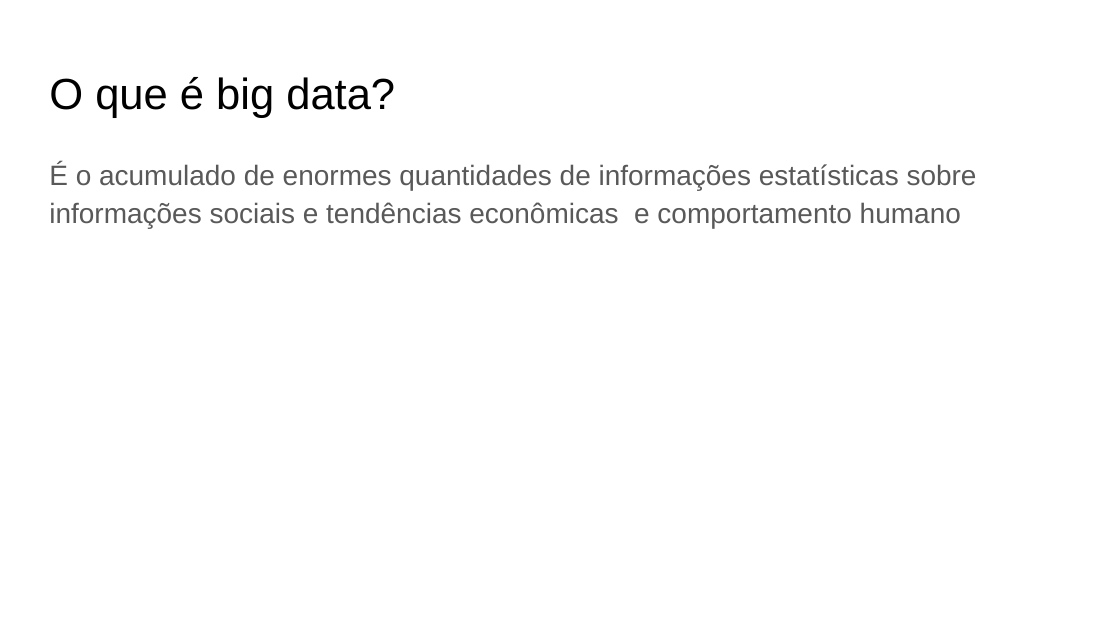
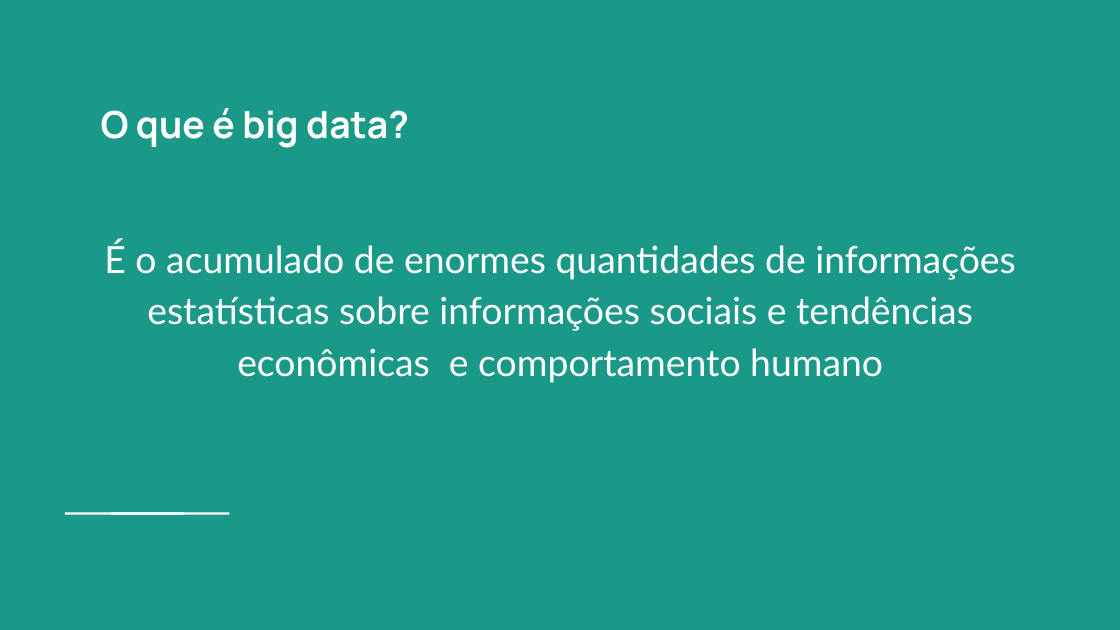
Before and after one commit to if1015-datascience-ufpe/2018-1-ex2-amnv, a slide deck: slide 4 of Slides Exercício 2 Ciência de dados.pptx. Drawn at 1120x630 pixels with LibreOffice and Linux fonts; fonts in the diff are those of the drawing. Boxes give left, top, right and bottom in pixels: in the first picture for what was removed or moved away, otherwise in the second. Text is boxed around its words. In the diff, an @@ line names an element or a change of style, - is before the commit and + after.

Commit message:
Atualização do layout dos slides

```diff
--- a/Slides Exercício 2 Ciência de dados.pptx
+++ b/Slides Exercício 2 Ciência de dados.pptx
@@ background #FFFFFF to #1A9988 @@
@@ title "O que é big data?": place and size @@
-title "O que é big data?" at [49, 77, 395, 118]
+title "O que é big data?" at [101, 108, 409, 148]
@@ title "O que é big data?" at [101, 108, 409, 148]: size 28 to 24 pt, font Arial to Manrope, text colour #000000 to #FFFFFF, bold on @@
@@ text "É o acumulado de enormes ...": place and size @@
-text "É o acumulado de enormes ..." at [49, 163, 977, 229]
+text "É o acumulado de enormes ..." at [104, 241, 1016, 383]
@@ text "É o acumulado de enormes ..." at [104, 241, 1016, 383]: size 18 to 24 pt, font Arial to Lato, text colour #595959 to #FFFFFF; alignment left to centre @@
@@ rectangle added at [102, 511, 148, 516], fill #FFFFFF @@
@@ rectangle added at [147, 511, 193, 516], fill #FFFFFF @@
```
Also in this commit, not shown: 14 other slides changed, 1 other file.
